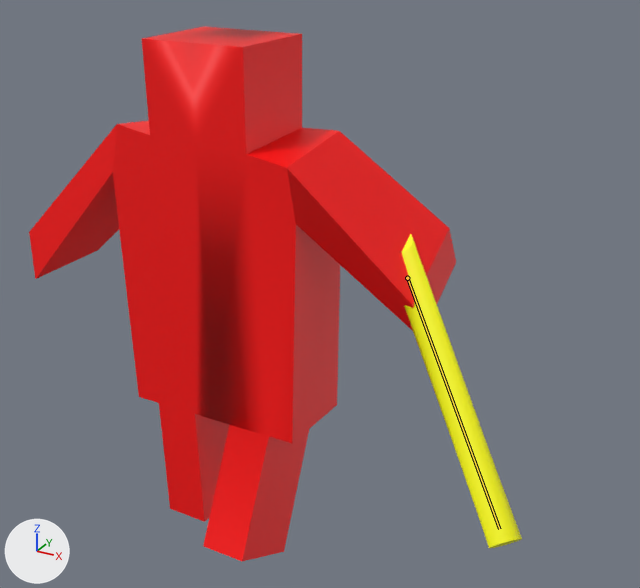
The FBX model 素材/3D/Player.fbx, before and after one commit.
The view is the same before and after, from a 50 mm camera at (9.93, -14.25, 7.12) aimed at (1.94, 0.28, -0.15). Arrows for +X, +Y and +Z are at lower left; the lights stay in place. The picture after the commit comes second. Both versions are drawn at frame 1 of the action 'アーマチュア|01_Walk'; the numbers are the values there. The bones that change are drawn over the model as lines.

In view in the first picture: 'Cube', '円柱'.
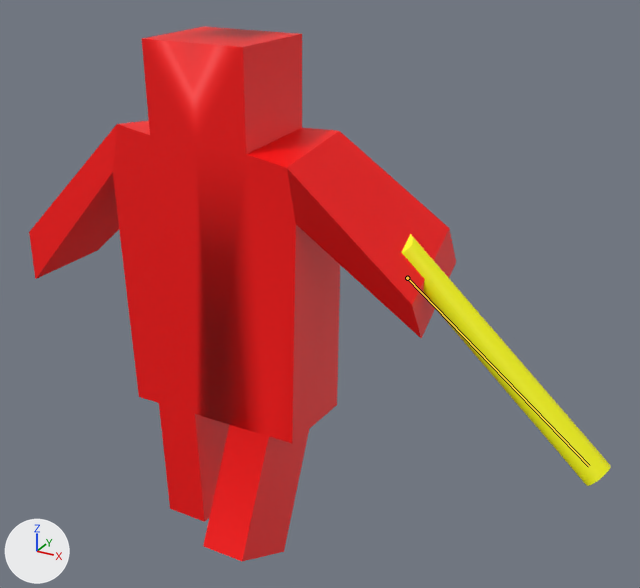
What changed in the scene script:
```text
Change bone_bone_003:
    where bone_bone_003 = bpy.data.objects['アーマチュア'].pose.bones['Bone.003']  # child of 'Bone.005.R'
    bone_bone_003.rotation_quaternion: (0.758, -0.347, 0.283, 0.474) -> (0.844, -0.423, 0.218, 0.248)  # degrees (-23, 49, 53) -> degrees (-48, 35, 17)
```

Boxes (x1, y1, x2, y2) around the edits, measured in the pictures (640 x 588 px):
'円柱', posed (73% wider, 20% shorter)
    before: (401, 234, 522, 548)
    after: (401, 234, 611, 486)
bone 'Bone.003', root to tip
    before: (407, 278) to (499, 529)
    after: (407, 278) to (589, 466)
